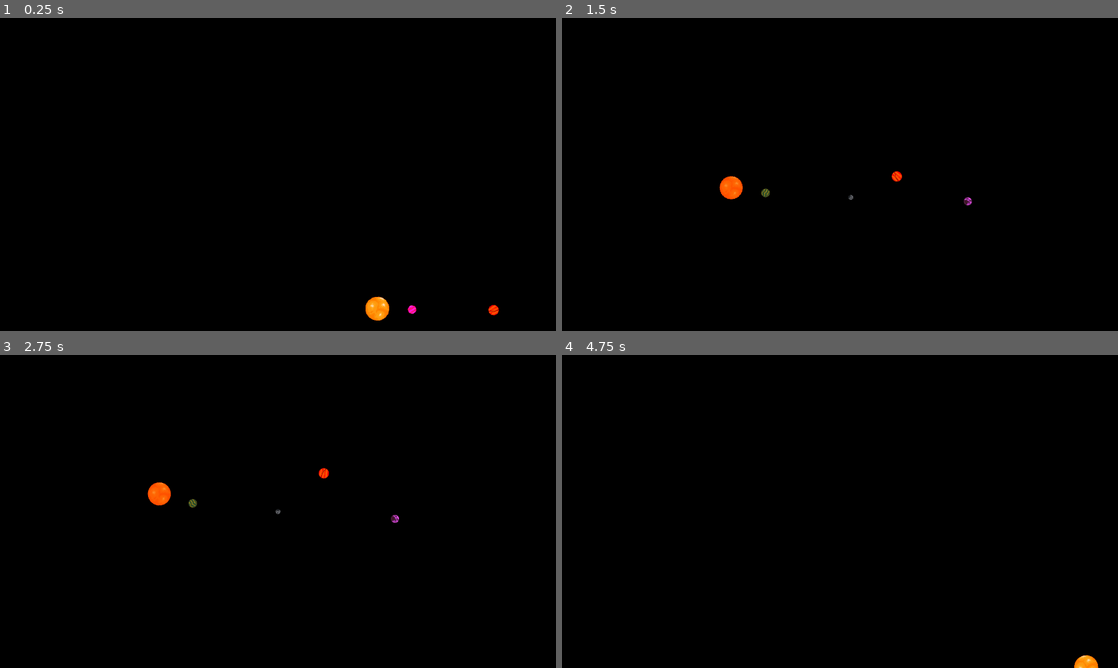
Above: before the commit, frames 1-4 (two rows, left to right).
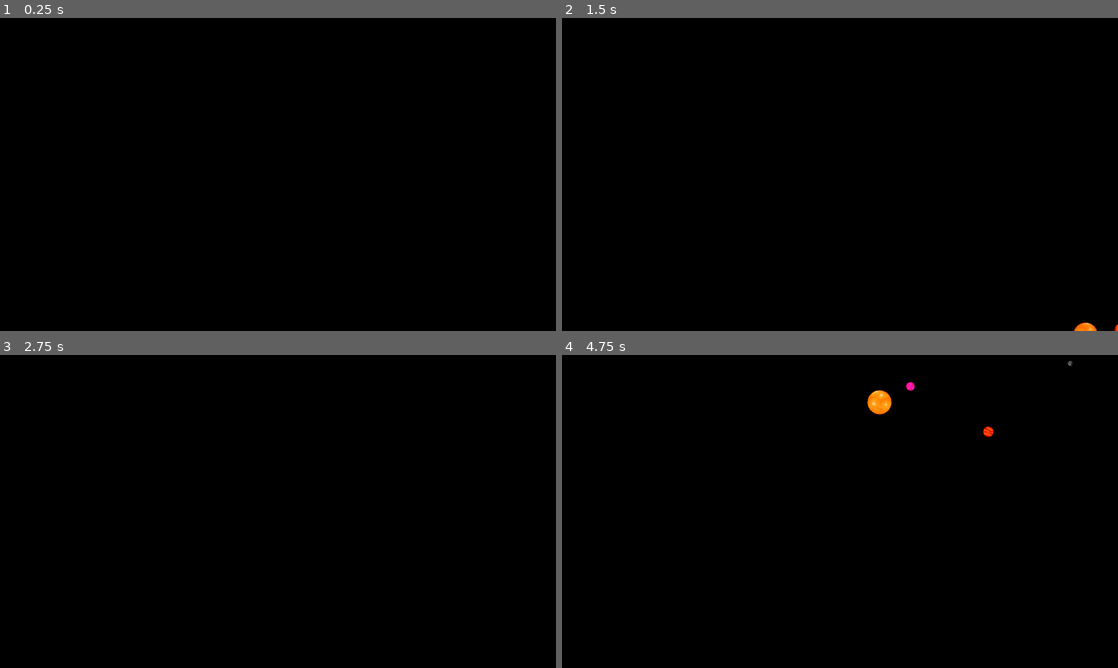
Above: after the commit, the same moments.

Repository: matthman2019/cac-space-game
Game: Godot game, scene res://entities/scenes/GAME.tscn
The game is run twice, just before and just after one commit, with the same random seed, the same clock (stepped at 60 frames per second) and the same inputs.
Inputs (mouse positions are in pixels of both pictures, inside the frame that each line leads up to):
- Up to frame 1 (0.25 s): no input
- Up to frame 2 (1.5 s): tap Enter at 0.5 s; drag from (973, 309) to (895, 105) at 0.52 s; tap Space at 1.25 s; drag from (1034, 180) to (812, 237) at 1.27 s
- Up to frame 3 (2.75 s): move the mouse to (139, 574) at 2.02 s; click (139, 574) at 2.17 s
- Up to frame 4 (4.75 s): drag from (884, 473) to (956, 517) at 2.77 s; drag from (589, 392) to (862, 602) at 3.52 s; tap Enter at 4.25 s; drag from (673, 464) to (756, 433) at 4.27 s

The runs differ from the first frame. In frame 1, 0.4% of the frame differs, in the area x 65-90%, y 88-97%; in frame 2, 0.5%; in frame 3, 0.4%; in frame 4, 0.5%, in the area x 54-97%, y 1-100%.

Commit message:
updated UI and planetdata plus pipeline changes
planet data is now more complete and passes through everything to the planet, planet names are generated with a generator with over 100000 possible options, ui now shows all possible plan data when planet is selected

Diff:
--- a/entities/scenes/GAME.tscn
+++ b/entities/scenes/GAME.tscn
@@ -2,6 +2,7 @@
 
 [ext_resource type="Script" uid="uid://bwhrrj44kinov" path="res://entities/scripts/camera_2d.gd" id="2_0m8qs"]
 [ext_resource type="PackedScene" uid="uid://bhaxw383vgqjt" path="res://entities/scenes/system_map.tscn" id="2_a388t"]
+[ext_resource type="PackedScene" uid="uid://bgewstgpfo7dr" path="res://interface/planet_info_gui.tscn" id="3_planet_gui"]
 
 [node name="GAME" type="Node2D" unique_id=2041336532]
 
@@ -9,7 +10,6 @@
 script = ExtResource("2_0m8qs")
 
 [node name="CanvasLayer" type="CanvasLayer" parent="Camera2D" unique_id=1103718539]
-follow_viewport_enabled = true
 
 [node name="Gui" type="Control" parent="Camera2D/CanvasLayer" unique_id=1904210949]
 layout_mode = 3
@@ -25,4 +25,16 @@
 mouse_filter = 2
 metadata/_edit_use_anchors_ = true
 
+[node name="PlanetInfoGUI" parent="Camera2D/CanvasLayer/Gui" unique_id=119824893 instance=ExtResource("3_planet_gui")]
+layout_mode = 1
+anchors_preset = 3
+anchor_left = 1.0
+anchor_top = 1.0
+anchor_right = 1.0
+anchor_bottom = 1.0
+offset_left = -220.0
+offset_top = -205.0
+offset_right = -10.0
+offset_bottom = -10.0
+
 [node name="SystemMap" parent="." unique_id=960484211 instance=ExtResource("2_a388t")]
--- a/entities/scripts/Planet.gd
+++ b/entities/scripts/Planet.gd
@@ -12,14 +12,21 @@
 var text6 = load("res://assets/planets/Tidaly Locked small.png")
 var text7 = load("res://assets/planets/Yello + blue gass.png")
 
-var TEXTURE_LIST = [text1,text2,text3,text4,text5,text6,text7]
+var TEXTURE_LIST = [text1, text2, text3, text4, text5, text6, text7]
 @onready var Sprite: Sprite2D = $Sprite
 
+# --- PLANET DATA ---
+var planet_name: String = "Unknown"
 var planet_size: int = 0
 var planet_temperature: int = 0
 var planet_order: int = 1
+var planet_star_name: String = ""
+var currentPop: int = 0
+var researchPerSec: int = 0
+var totalResearch: int = 0
+var resources: Array = []
 
-var star_name: String
+# --- ORBIT ---
 var star_pos: Vector2
 var orbit_size: float
 var angle: float = 0.0
@@ -28,9 +35,9 @@
 
 var click: bool = false
 
-func setup(s_pos: Vector2, starName: String, p_data = null) -> void:
+func setup(s_pos: Vector2, p_data = null) -> void:
 	star_pos = s_pos
-	star_name = starName
+
 	orbit_size = position.distance_to(star_pos)
 	orbitSpeed = (1.0 / sqrt(orbit_size / 100.0)) / 10.0
 	orbitSpeed *= (1 if GlobalRNG.rng.randi_range(0, 1) == 0 else -1)
@@ -38,9 +45,15 @@
 	spinSpeed *= (1 if GlobalRNG.rng.randi_range(0, 1) == 0 else -1)
 
 	if p_data != null:
+		planet_name = p_data.name
 		planet_size = p_data.size
 		planet_temperature = p_data.temperature
 		planet_order = p_data.order
+		planet_star_name = p_data.starName
+		currentPop = p_data.population
+		researchPerSec = p_data.researchPerSec
+		totalResearch = p_data.totalResearch
+		resources = p_data.resources
 
 func _process(delta: float) -> void:
 	angle += orbitSpeed * delta
@@ -54,11 +67,14 @@
 	Sprite.texture = TEXTURE_LIST.pick_random()
 
 func _on_static_body_2d_input_event(viewport: Node, event: InputEvent, shape_idx: int) -> void:
-	if event is InputEventMouseButton and not click:
+	if event is InputEventMouseButton and not click and event.button_index == MOUSE_BUTTON_LEFT:
 		click = true
 		var camera = get_viewport().get_camera_2d()
 		if camera != null:
 			camera.followed_planet = self
+		var gui = get_tree().get_first_node_in_group("planet_info_gui")
+		if gui != null:
+			gui.fill_planet_data(self)
 
 func _on_static_body_2d_mouse_exited() -> void:
 	click = false
--- /dev/null
+++ b/entities/scripts/PlanetNameGenerator.gd
@@ -0,0 +1,53 @@
+class_name PlanetNameGenerator extends Node
+
+# ~40 prefixes × ~25 mids (optional) × ~25 suffixes = 25,000+ base combos
+# × optional modifier = 100,000+ possible unique planet names
+
+static var prefixes: Array[String] = [
+	"Ar", "Vel", "Ker", "Zar", "Tor", "Nex", "Vos", "Eth", "Mal", "Sol",
+	"Drak", "Cor", "Lux", "Mir", "Pax", "Ryn", "Sev", "Thal", "Ux", "Vor",
+	"Wyn", "Xal", "Yor", "Zel", "Bor", "Cal", "Dar", "Fen", "Gal", "Hyr",
+	"Ith", "Jun", "Kas", "Lor", "Mur", "Nav", "Oph", "Per", "Rus", "Tak",
+	"Eld", "Fyn", "Ghor", "Isk", "Keth", "Lyv", "Morg", "Nul", "Orv", "Prel"
+]
+
+static var mids: Array[String] = [
+	"an", "os", "eth", "ar", "on", "en", "is", "ul", "or", "ax",
+	"el", "in", "um", "yr", "iv", "ath", "ix", "ev", "ov", "al",
+	"un", "ep", "ir", "ek", "yl", "oth", "esh", "em", "ob", "ur"
+]
+
+static var suffixes: Array[String] = [
+	"ia", "os", "ar", "um", "on", "us", "ix", "ax", "an", "ath",
+	"el", "ion", "is", "eth", "ora", "ys", "id", "ux", "yn", "eon",
+	"ara", "ite", "ium", "ula", "oir", "ash", "eld", "orn", "eph", "yke"
+]
+
+# Weighted: 4 empty strings = ~57% chance of no modifier
+static var modifiers: Array[String] = [
+	"", "", "", "", "", "", "",
+	"Prime", "Minor", "Major",
+	"I", "II", "III", "IV", "V",
+	"Alpha", "Beta", "Gamma", "Delta", "Epsilon"
+]
+
+static func generate() -> String:
+	var prefix = prefixes[GlobalRNG.rng.randi_range(0, prefixes.size() - 1)]
+
+	# ~50% chance to add a mid-syllable
+	var mid = ""
+	if GlobalRNG.rng.randf() > 0.5:
+		mid = mids[GlobalRNG.rng.randi_range(0, mids.size() - 1)]
+
+	var suffix = suffixes[GlobalRNG.rng.randi_range(0, suffixes.size() - 1)]
+	var modifier = modifiers[GlobalRNG.rng.randi_range(0, modifiers.size() - 1)]
+
+	var name = prefix + mid + suffix
+
+	# Capitalize first letter (already is, but safe)
+	name = name[0].to_upper() + name.substr(1).to_lower()
+
+	if modifier != "":
+		name += " " + modifier
+
+	return name
--- a/entities/scripts/solar_system.gd
+++ b/entities/scripts/solar_system.gd
@@ -48,4 +48,4 @@
 	var planet = planet_scene.instantiate()
 	planet.position = Vector2(orbit, 0)
 	add_child(planet)
-	planet.setup($Star.position, star_name, planet_data)
+	planet.setup($Star.position, planet_data)
--- a/entities/scripts/system_map.gd
+++ b/entities/scripts/system_map.gd
@@ -13,15 +13,26 @@
 		size = starSize
 
 class PlanetData:
+	var name: String = 'Unknown'
 	var size: int = 0
 	var temperature: int = 0
 	var order: int = 1
 	var resources: Array = []
-	func _init(planetSize: int, planetTemp: int, systemOrder: int, planetResources: Array):
+	var starName: String = 'Sol'
+	var population: int = 0
+	var researchPerSec: int = 0
+	var totalResearch: int = 0
+	func _init(planetName: String, planetSize: int, planetTemp: int, systemOrder: int, planetResources: Array, planetStarName: String,
+	planetCurrentPop: int, planetResearchSec: int, planetTotalResearch: int):
+		name = planetName
 		size = planetSize
 		temperature = planetTemp
 		order = systemOrder
 		resources = planetResources
+		starName = planetStarName
+		population = planetCurrentPop
+		researchPerSec = planetResearchSec
+		totalResearch = planetTotalResearch
 
 class System:
 	var location: Vector2 = Vector2(0, 0)
@@ -57,16 +68,23 @@
 				GlobalRNG.rng.randf_range(-GALAXY_RADIUS, GALAXY_RADIUS)
 			)
 
+		var starArray = StarGeneration.MakeStar()
+		var systemStarName: String = starArray[0]
+
 		var planetList: Array = []
 		for j in range(MIN_PLANETS, GlobalRNG.rng.randi_range(MIN_PLANETS + 1, MAX_PLANETS + 1)):
 			planetList.append(PlanetData.new(
+				PlanetNameGenerator.generate(),
 				GlobalRNG.rng.randi_range(MIN_PLANET_SIZE, MAX_PLANET_SIZE),
 				GlobalRNG.rng.randi_range(MIN_PLANET_TEMP, MAX_PLANET_TEMP),
 				j,
-				[]
+				[],
+				systemStarName,
+				0,
+				0,
+				0
 			))
 
-		var starArray = StarGeneration.MakeStar()
 		var system = System.new(pos, planetList, [StarData.new(starArray[0], starArray[1], starArray[2])])
 		systemList.append(system)
 
--- a/interface/UIscripts/PlanetInfoGUI.gd
+++ b/interface/UIscripts/PlanetInfoGUI.gd
@@ -1,13 +1,29 @@
 class_name PlanetInfoGUI extends Control
 
-@onready var NameLabel : RichTextLabel = $PanelContainer/Name
-@onready var DescriptionLabel : RichTextLabel = $PanelContainer/Description
+@onready var NameLabel: RichTextLabel = $PanelContainer/Name
+@onready var DescriptionLabel: RichTextLabel = $PanelContainer/Description
 
-func set_name_label(name : String):
-	NameLabel.text = name
+func _ready():
+	add_to_group("planet_info_gui")
+	visible = false
 
-func set_description_label(desc : String):
-	DescriptionLabel.text = desc
+func fill_planet_data(planet: Planet):
+	NameLabel.text = planet.planet_name
 
-func fill_planet_data(size : float, temp: float, number: int, starName: String):
-	print("filling data")
+	var resource_text: String
+	if planet.resources.is_empty():
+		resource_text = "[color=gray]None surveyed[/color]"
+	else:
+		resource_text = ", ".join(planet.resources)
+
+	DescriptionLabel.text = (
+		"Orbiting [color=orange]%s[/color]\n" % planet.planet_star_name +
+		"Size: [color=teal]%d km[/color]\n" % planet.planet_size +
+		"Temperature: [color=red]%d K[/color]\n" % planet.planet_temperature +
+		"Resources: %s\n" % resource_text +
+		"Population: [color=cyan]%d[/color]\n" % planet.currentPop +
+		"Research/sec: [color=cyan]%d[/color]\n" % planet.researchPerSec +
+		"Total Research: [color=cyan]%d[/color]" % planet.totalResearch
+	)
+
+	visible = true
--- a/interface/planet_info_gui.tscn
+++ b/interface/planet_info_gui.tscn
@@ -28,11 +28,16 @@
 
 [node name="Description" type="RichTextLabel" parent="PanelContainer" unique_id=552169741]
 layout_mode = 0
+offset_left = 5.0
 offset_top = 25.0
-offset_right = 200.0
-offset_bottom = 100.0
+offset_right = 205.0
+offset_bottom = 148.0
 theme = ExtResource("2_rgd7b")
 bbcode_enabled = true
-text = "Average Temperature: [color=cyan] 67 K [/color]
+text = "Orbiting Star[color=orange] Star [/color]
 Resources: Wood, Copper, [color=yellow]Tungsten[/color]
-Size: 67 km [color=red] idk I just need to fill up space[/color]"
+Size: [color=teal]67 km [/color]
+Average Temperature: [color=red] 67 K [/color]
+Current Population: [color=blue] 100 people [/color]
+Research Per Second: [color=cyan] 6 [/color]
+Total Research Produced:  [color=cyan]695[/color]"
Not shown, added: entities/scripts/PlanetNameGenerator.gd.uid
